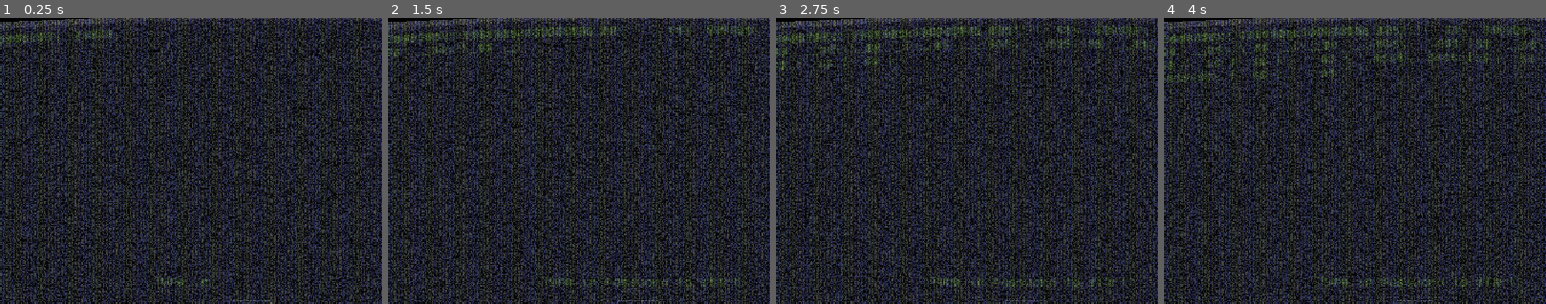
Above: before the commit, frames 1-4 (left to right).
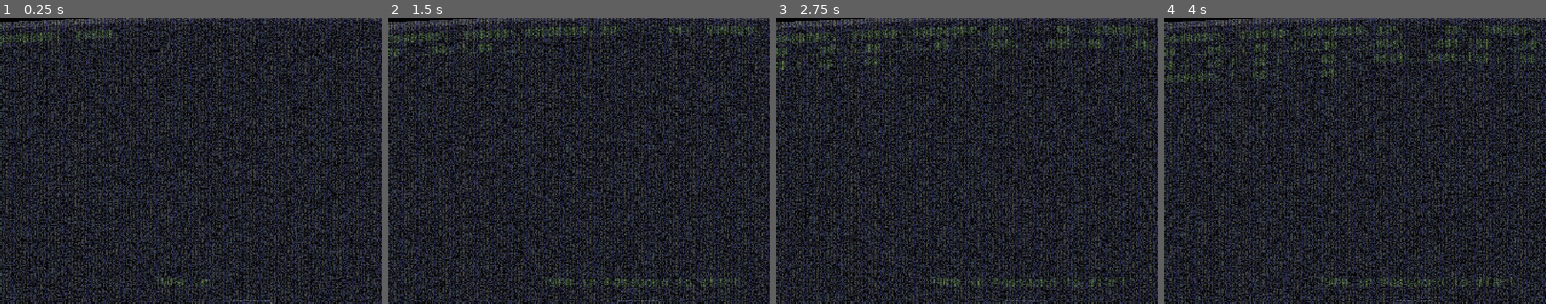
Above: after the commit, the same moments.

Repository: AdrianSmg/BITMASK--1983
Game: Godot game, scene res://Scenes/main.tscn
Two runs of this game, one before a commit and one after it. Both use one fixed random seed, a clock stepped at 60 frames per second and the inputs below.
Inputs:
- Up to frame 1 (0.25 s): no input
- Up to frame 2 (1.5 s): no input
- Up to frame 3 (2.75 s): no input
- Up to frame 4 (4 s): no input
The pictures show only the part of the screen within x 14-64%, y 13-63%; the shares and areas given below are measured in that part.

The runs differ from the first frame. In frame 1, less than 0.1% of the frame differs, in the area x 2-7%, y 6-9%; in frame 2, 0.1%; in frame 3, 0.2%; in frame 4, 0.2%, in the area x 2-67%, y 2-9%.

Commit message:
Otros cambios

Diff:
--- a/Scripts/input.gd
+++ b/Scripts/input.gd
@@ -36,3 +36,6 @@
 	bubble.set_text_color(Color.GREEN)
 	bubble.set_font(_font)
 	bubble.start_typing()
+
+func kill_instance() :
+	self.queue_free()
--- a/Scripts/main.gd
+++ b/Scripts/main.gd
@@ -10,7 +10,6 @@
 
 func _ready() -> void:
 	var pos = Vector2(-480, -360)
-	show_dialogue(pos, "Test text: bitmask 1983 the best!!!", font)
 
 	add_child(inputBar)
 	inputBar.position = Vector2(-70, 120)
@@ -37,12 +36,11 @@
 	show_dialogue_speed(Vector2(-200, 75), "Type in password to start:", font, 0.03)
 
 
-func _process(delta: float) -> void:
-	if(inputBar.psw() == true):
+func _process(delta : float) -> void:
+	if (inputBar.psw() == true):
 		start_game()
-		return
 
-func show_dialogue(pos, text, _font):
+func show_dialogue(pos, text, _font, time):
 	var bubble = text_scene.instantiate()
 
 	add_child(bubble)
@@ -54,7 +52,7 @@
 	bubble.set_font(_font)
 	bubble.start_typing()
 
-	await get_tree().create_timer(6.5).timeout
+	await get_tree().create_timer(time).timeout
 	bubble.kill_instance()
 
 func show_dialogue_speed(pos, text, _font, speed):
@@ -81,8 +79,25 @@
 
 	if is_instance_valid(objArray[1]):
 		objArray[1].kill_instance()
+	if (is_instance_valid(inputBar)) :
+		inputBar.visible = false
+	show_dialogue(Vector2(-470, -300), r"""[ ZASLON-OS v4.1 (1983) ]
+> MEMORY CHECK... 64KB OK.
+> LOYALTY CHECK... 100% OK.
+> HEATING MODULE... [ FAILURE ] (Wear a coat).
+> CONNECTING TO CENTRAL COMMAND...
 
-	show_dialogue(Vector2(0, 0), "Testtttt /1!! ;kdnljknf", font)
+...
+...
+[ CONNECTION ESTABLISHED ]
+
+
+Welcome to Bunker ZASLON-4, Comrade Operator #744.
+
+I see you found the chair. Good.
+It is still warm from Operator #733.
+He was... "reassigned" to count snowflakes in Siberia this morning.
+Try to last longer than he did. At least until lunch.""", font, 15)
 	puzzle_day_1()
 
 	# dialogue day 2
Not shown: 1 places in Scenes/main.tscn that only renumber resources
